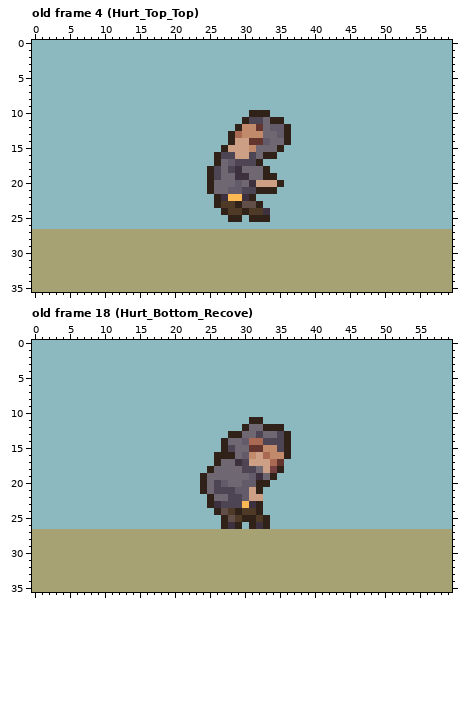
Two versions of one pixel-art file, resources/art/raw/gangster_enemy.aseprite. Above is the file before it was changed.
60x36 pixels, 25 frames. Colours within 5 levels of each other are drawn and written as one. Shown: old frame 4 (Hurt_Top_Top), old frame 18 (Hurt_Bottom_Recove). The commit also changed other frames, which this record leaves out.
The result:
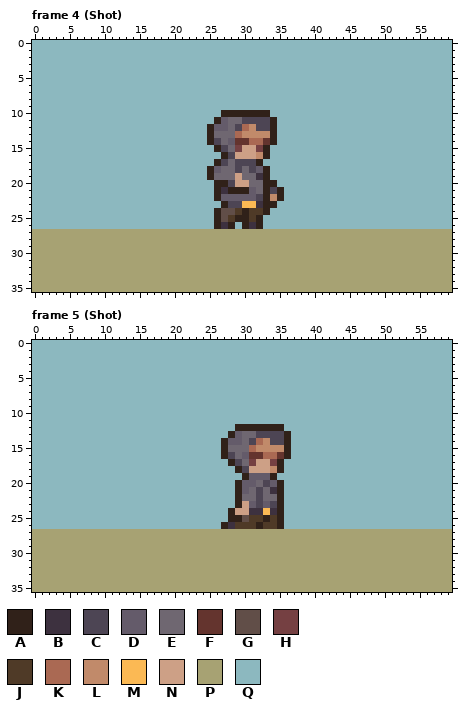
Palette (. is transparent): A #302119  B #3d313f  C #4d4554  D #645b6a  E #6f6771  F #64342e  G #614e48  H #754042  J #4f3a27  K #aa6953  L #c18a6a  M #fbb954  N #cda086  P #a7a273  Q #8cb8bf
A new or re-ordered frame is compared with the old frame closest to it.
Log entry: wip basic pistol hit detection + enemy state change
The exact change:
frames 25 -> 38
layer "bg" added
layer "body" added
layer "Layer 2" removed
layer "Layer 1" removed
--- frame 4 (Shot) is new; against old frame 4 (Hurt_Top_Top), layers "body", "bg"
@@ x 23..38 @@
  9 QQQQQQQQQQQQQQQQ
-10 QQQQQQQQAAAQQQQQ
-11 QQQQQQQACCEAAQQQ
-12 QQQQQQALLFEDDAQQ
-13 QQQQQAKLLLEEDAQQ
-14 QQQQQANNFFDEEAQQ
-15 QQQQANNNLEEEAQQQ
-16 QQQACCNNCEAAQQQQ
-17 QQQAEDCCCAQQQQQQ
-18 QQACECBEEEAQQQQQ
-19 QQACEEBBEEAAQQQQ
-20 QQAEEEDEBNNNAQQQ
-21 QQAEEDDCCAAAQQQQ
-22 QQQABMMBAQQQQQQQ
-23 QQQAJJAGGAQQQQQQ
-24 QQQQAJJAJJBQQQQQ
-25 QQQQQAAQAAAQQQQQ
-26 QQQQQQQQQQQQQQQQ
+10 QQQQAAAAAAAQQQQQ
+11 QQQADEECCCCAQQQQ
+12 QQADDECKLCCAQQQQ
+13 QQAEEEKLLLLAQQQQ
+14 QQACEDFFKKFAQQQQ
+15 QQQACEHNNHAQQQQQ
+16 QQQQACNNNLAQQQQQ
+17 QQQACECCCAQQQQQQ
+18 QQADEECECDAQQQQQ
+19 QQAEEENEEBAQQQQQ
+20 QQQAACNNEEAAQQQQ
+21 QQQABAAADEACAQQQ
+22 QQQADDDDDCALAQQQ
+23 QQQQACCMMBAAQQQQ
+24 QQQAGGJAJJAQQQQQ
+25 QQQAGJAAJAQQQQQQ
+26 QQQABAQABAQQQQQQ
 27 PPPPPPPPPPPPPPPP
--- frame 5 (Shot) is new; against old frame 18 (Hurt_Bottom_Recove), layers "body", "bg"
@@ x 22..37 @@
 10 QQQQQQQQQQQQQQQQ
-11 QQQQQQQQQAAQQQQQ
-12 QQQQQQQQAEEAAAQQ
-13 QQQQQQAAEECEECAQ
-14 QQQQQAEEDKKCCCAQ
-15 QQQQQACEEFFLLCAQ
-16 QQQQAAAEDLNKLLAQ
-17 QQQQAEEBCNNNKFQQ
-18 QQQAEEEECCENHAQQ
-19 QQAEEEEEEDBEAQQQ
-20 QQAECDEEDDAAQQQQ
-21 QQAECCCDDNAQQQQQ
-22 QQQAEECCDNNQQQQQ
-23 QQQABCCCMBAQQQQQ
-24 QQQQAGJAJJAQQQQQ
-25 QQQQQAGJAAJAQQQQ
-26 QQQQQABAQABAQQQQ
+11 QQQQQQQQQQQQQQQQ
+12 QQQQQQQAAAAAAAQQ
+13 QQQQQQADEECCCCAQ
+14 QQQQQADDECKLCCAQ
+15 QQQQQAEEEKLLLLAQ
+16 QQQQQACEDFFKKFAQ
+17 QQQQQQACEHNNHAQQ
+18 QQQQQQQACNNNLAQQ
+19 QQQQQQQQADDDAQQQ
+20 QQQQQQQADDECDAQQ
+21 QQQQQQQADECEBAQQ
+22 QQQQQQQAEECEEAQQ
+23 QQQQQQQANDCDCAQQ
+24 QQQQQQANNBBMBAQQ
+25 QQQQQQAAGJJAJAQQ
+26 QQQQQABJJJAJJAQQ
 27 PPPPPPPPPPPPPPPP
Changed places in both pictures, as pixel boxes (x1, y1, x2, y2):
changed: (207, 110, 291, 229)
changed: (200, 417, 284, 529)
